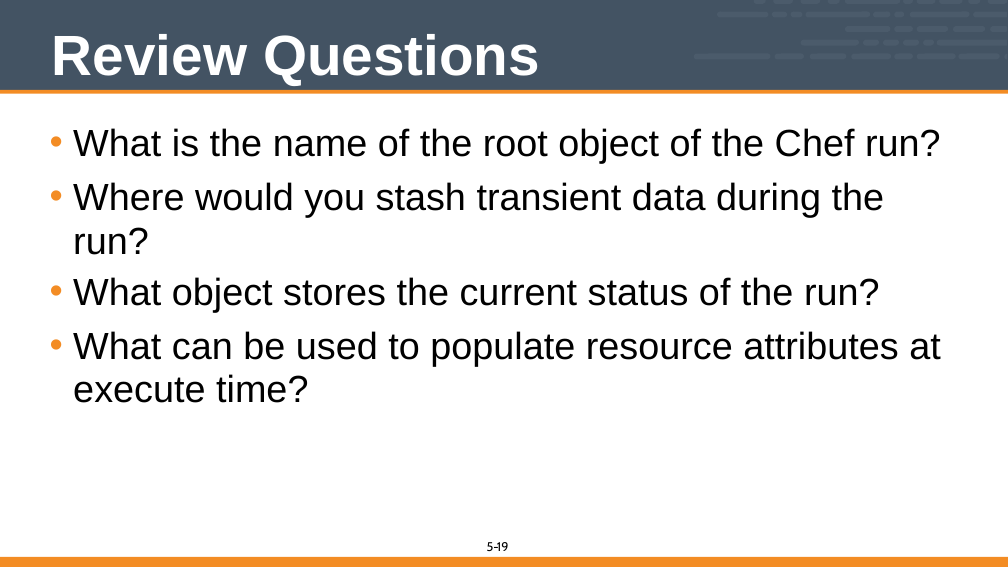
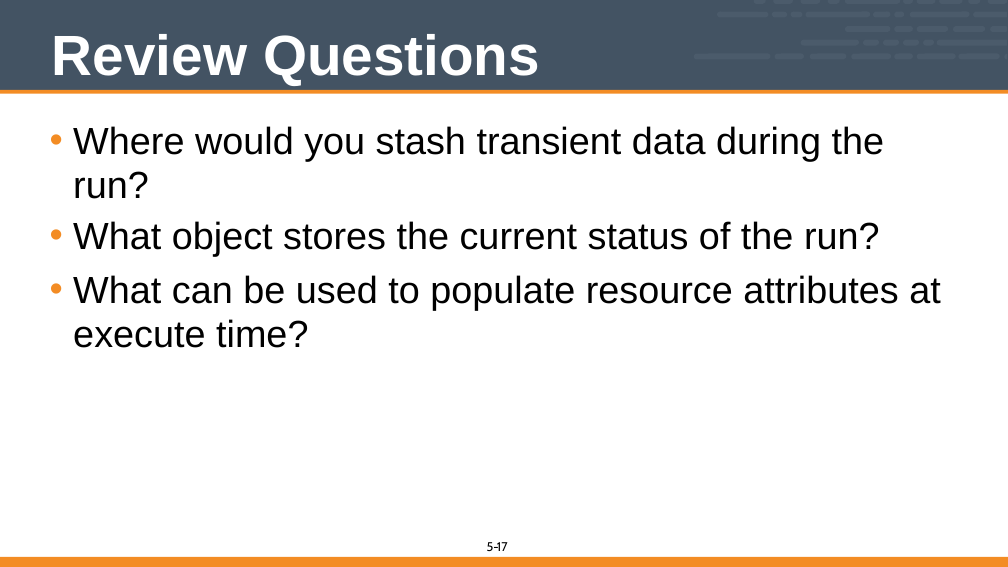
Before and after one commit to vinyar/chef-intermediate, a slide deck: slide 17 of 05-chef_client_run_internals.pptx (slide 19 before the commit). Drawn at 1008x567 pixels with LibreOffice and Linux fonts; fonts in the diff are those of the drawing. Boxes give left, top, right and bottom in pixels: in the first picture for what was removed or moved away, otherwise in the second. Text is boxed around its words. In the diff, an @@ line names an element or a change of style, - is before the commit and + after.

Commit message:
Updated chef-client run internals
* Really removed all references to event dispatch because it is not used anywere in any code.
* Updated the formatting of the code to be more Ruby friendly
* Changed the fonts from Courier New to Courier

```diff
--- a/05-chef_client_run_internals.pptx
+++ b/05-chef_client_run_internals.pptx
@@ text at bbox=[73, 128, 941, 164]: paragraph removed @@
-• What is the name of the root object of the Chef run?
@@ page number at bbox=[497, 542, 508, 551]: text changed @@
-19
+17
```
Also in this commit, not shown: 4 other slides changed, 2 slides removed.
